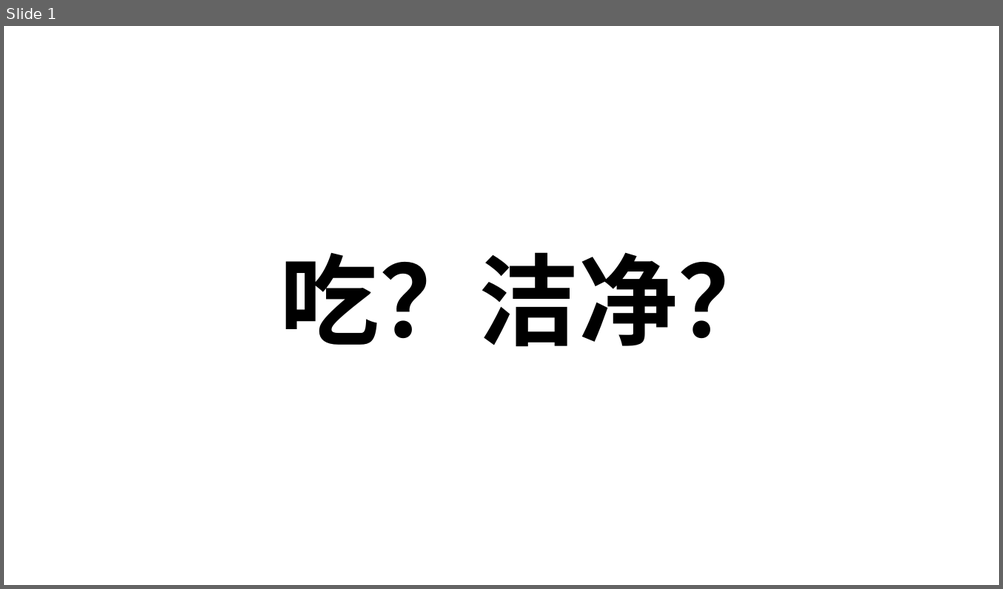
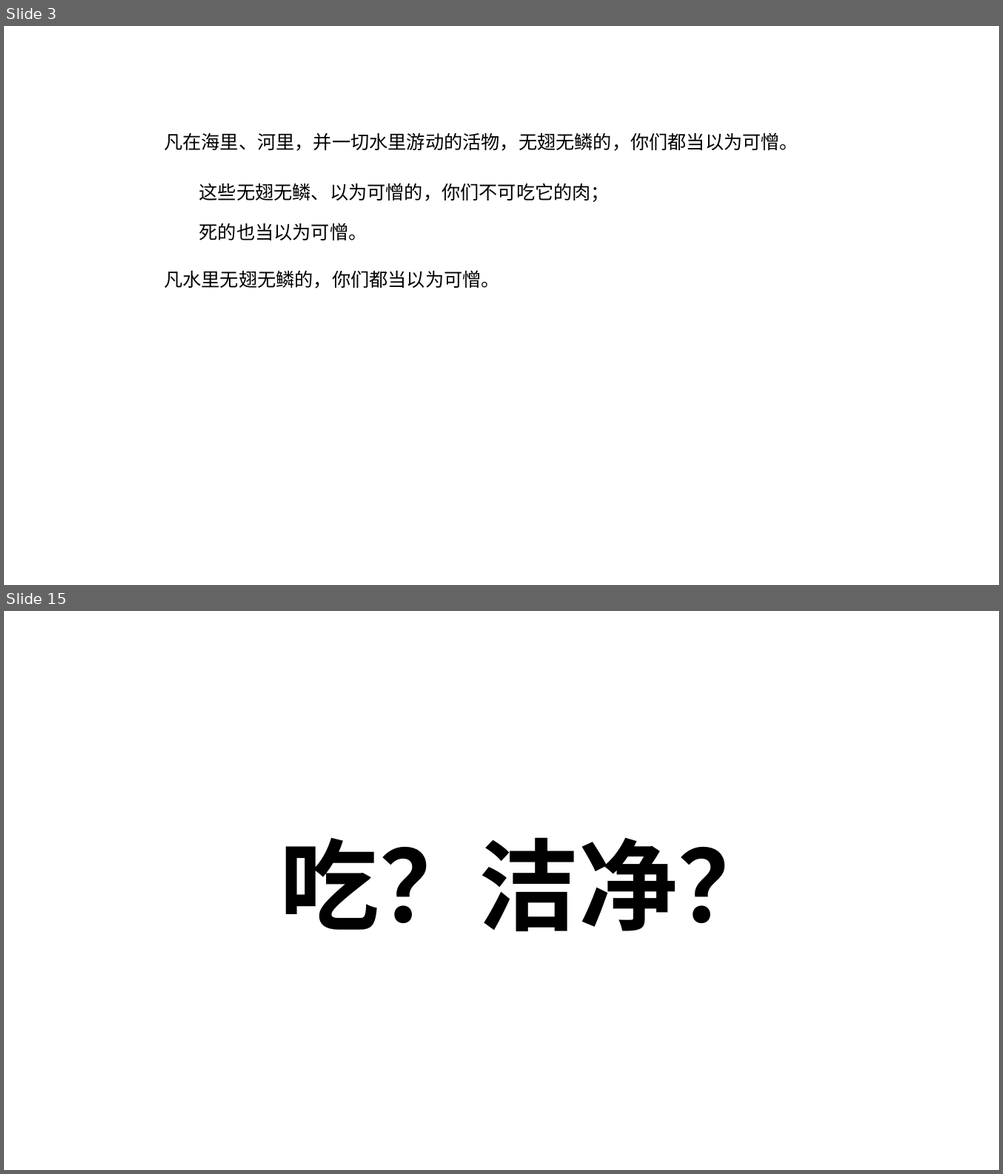
Before and after one commit to zy-hz/my-bible, a slide deck: 读经笔记/各卷圣经/03 利未记/周三.pptx. Shown one above the other, each under a label of ours: slide 1 before the commit, slides 3 and 15 after it; the slides between them are not shown. The pictures are 1003x589 and 1003x1174 pixels, drawn with LibreOffice and Linux fonts; fonts in the diff are those of the drawing. Boxes give left, top, right and bottom in pixels: in the first picture for what was removed or moved away, otherwise in the second. Text is boxed around its words. In the diff, an @@ line names an element or a change of style, - is before the commit and + after.

```diff
--- a/读经笔记/各卷圣经/03 利未记/周三.pptx
+++ b/读经笔记/各卷圣经/03 利未记/周三.pptx
@@ slide 3 added at box(4, 26, 999, 585), background #FFFFFF @@
@@ text added at box(164, 133, 798, 151), 18 pt, text #000000 @@
+凡在海里、河里，并一切水里游动的活物，无翅无鳞的，你们都当以为可憎。
@@ text added at box(199, 183, 609, 202), 18 pt, text #000000 @@
+这些无翅无鳞、以为可憎的，你们不可吃它的肉；
@@ text added at box(199, 223, 367, 241), 18 pt, text #000000 @@
+死的也当以为可憎。
@@ text added at box(164, 270, 500, 289), 18 pt, text #000000 @@
+凡水里无翅无鳞的，你们都当以为可憎。
@@ what was slide 1 is now slide 15 @@
```
Also in this commit, not shown: 13 other slides added, 16 other files.
